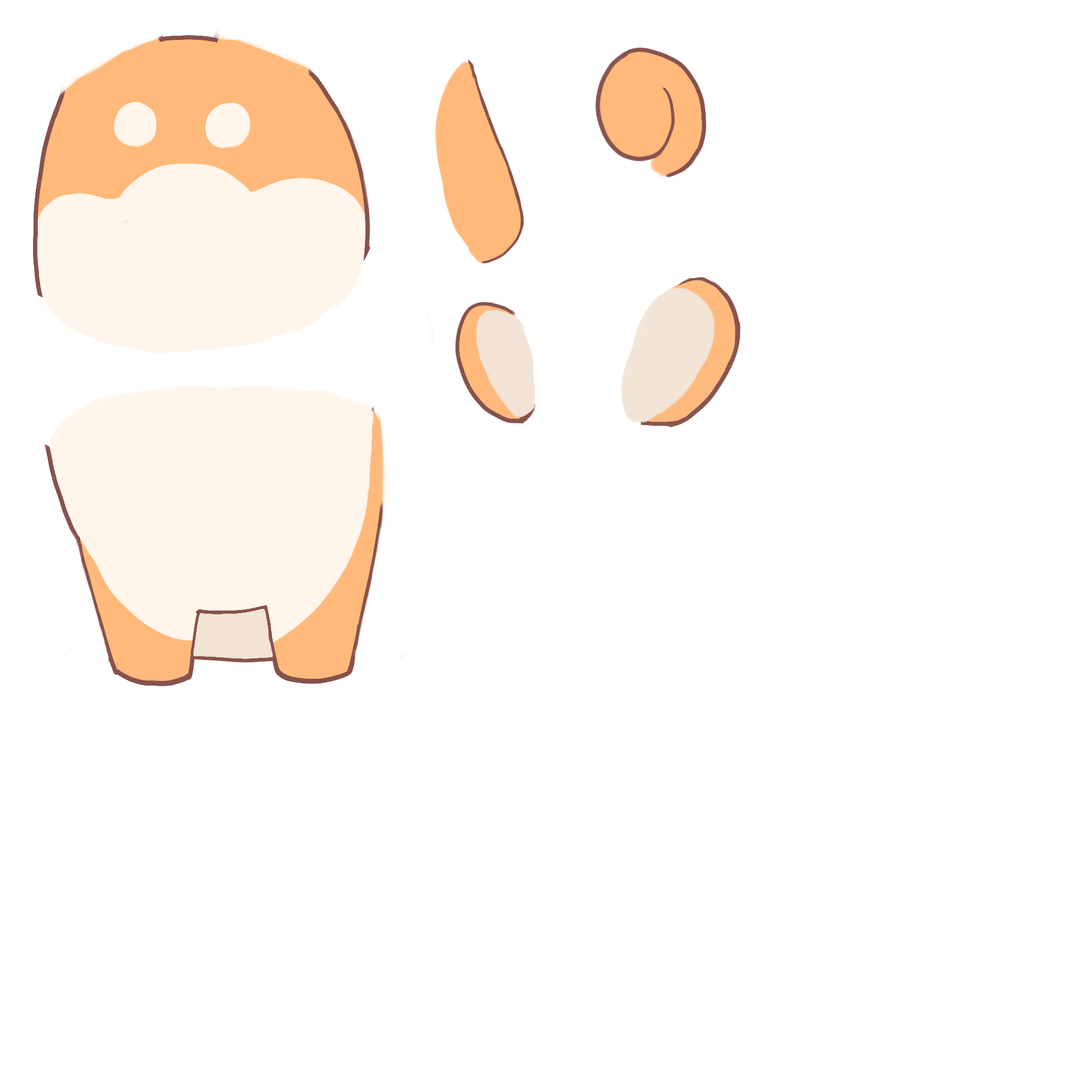
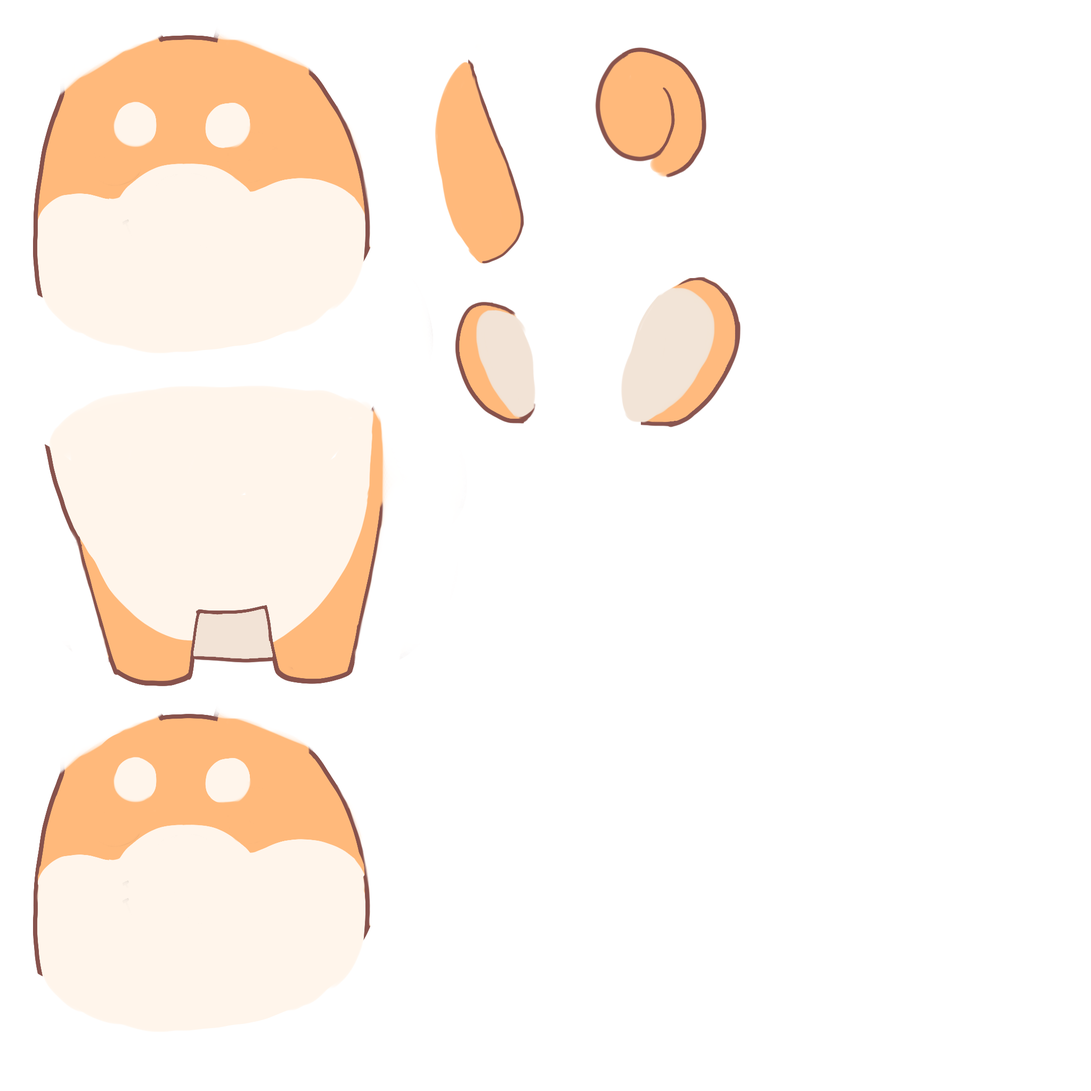
Two versions of the same layered image (1091x1091). Layer-by-layer changes:
added layer "Layer 7 copy" above "Layer 7" over [33, 666, 371, 1033]
